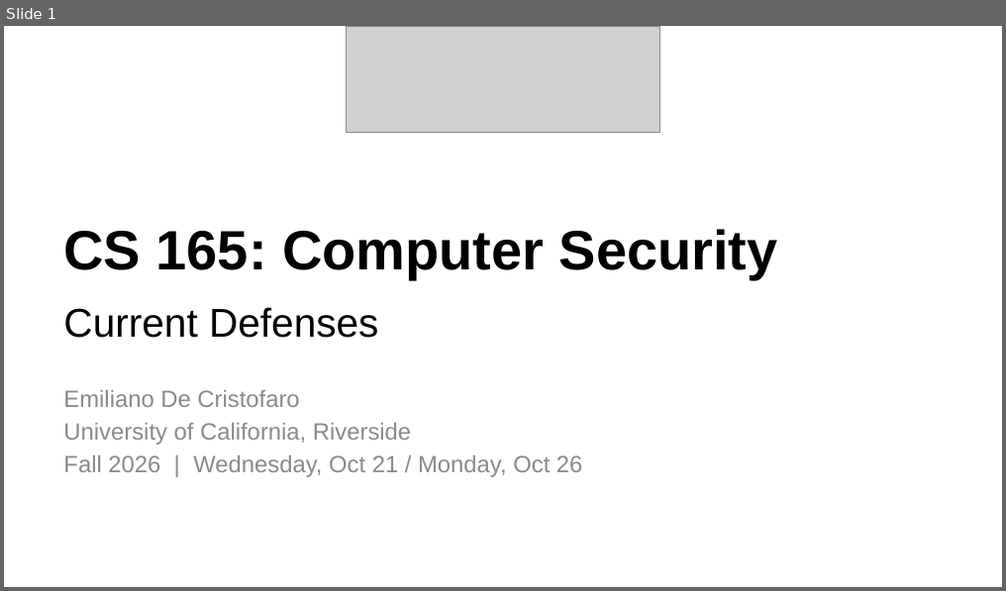
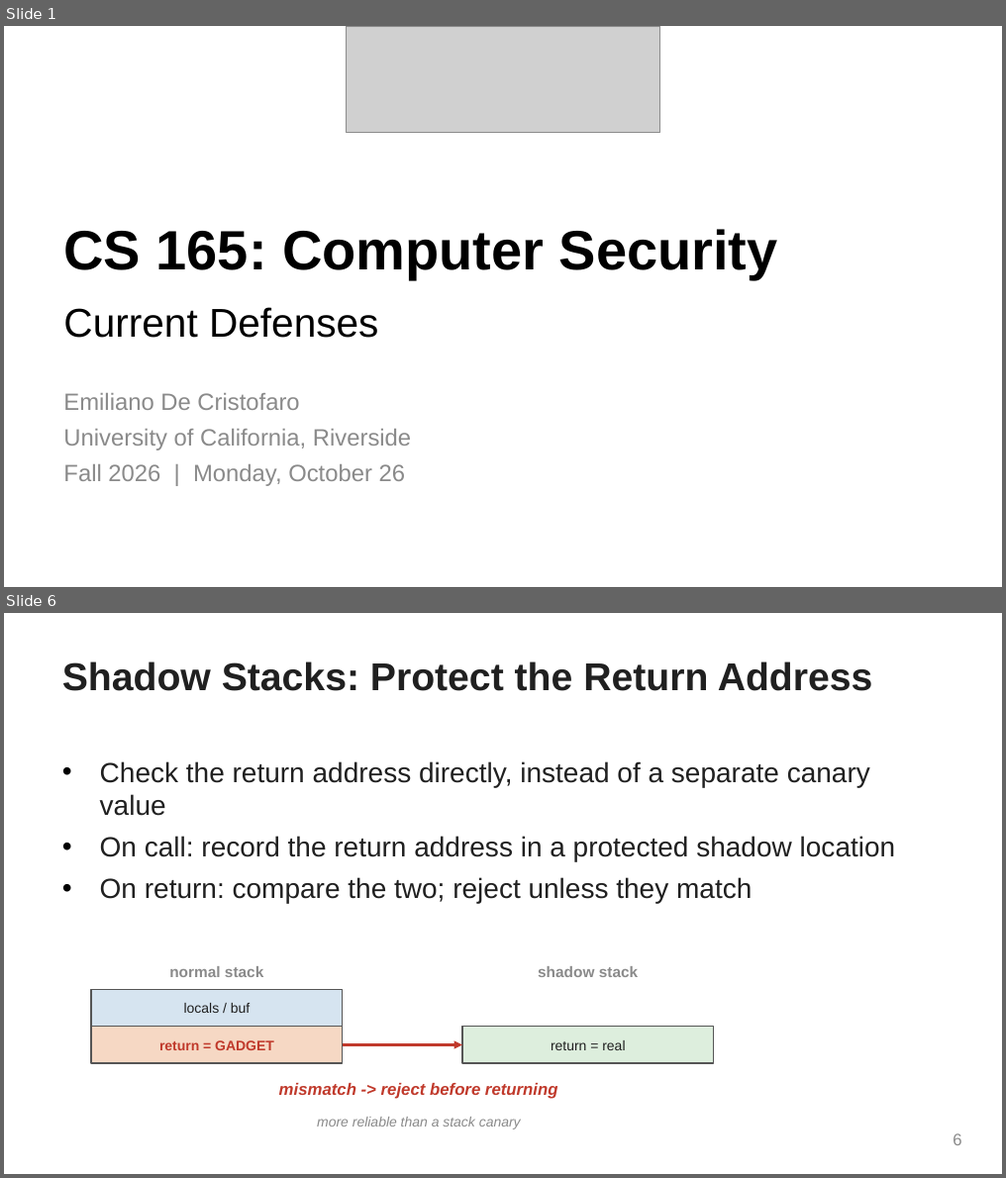
Before and after one commit to Sizvy/CS165_F26_labs, a slide deck: edc_slides/09_current_defenses.pptx. Shown one above the other, each under a label of ours: slide 1 before the commit, slides 1 and 6 after it; the slides between them are not shown. The pictures are 1006x591 and 1006x1178 pixels, drawn with LibreOffice and Linux fonts; fonts in the diff are those of the drawing; grey boxes stand for pictures. Boxes give left, top, right and bottom in pixels: in the first picture for what was removed or moved away, otherwise in the second. Text is boxed around its words. In the diff, an @@ line names an element or a change of style, - is before the commit and + after.

```diff
--- a/edc_slides/09_current_defenses.pptx
+++ b/edc_slides/09_current_defenses.pptx
@@ slide 6 added at (4, 613, 1002, 1174), background #FFFFFF @@
@@ title added at (62, 662, 873, 691), 28 pt, text #202020, bold @@
+Shadow Stacks: Protect the Return Address
@@ text added at (100, 761, 896, 903), 20 pt, text #202020 @@
+• Check the return address directly, instead of a separate canary value
+• On call: record the return address in a protected shadow location
+• On return: compare the two; reject unless they match
@@ text added at (169, 966, 263, 977), 11 pt, text #8A8A8A, bold @@
+normal stack
@@ text added at (538, 966, 638, 977), 11 pt, text #8A8A8A, bold @@
+shadow stack
@@ rectangle added at (91, 989, 343, 1026), fill #D6E4F0, outline #555555 1 pt, 10 pt, text #202020 @@
+locals / buf
@@ rectangle added at (91, 1026, 343, 1063), fill #F6D8C4, outline #555555 1 pt, 10 pt, text #C0392B, bold @@
+return = GADGET
@@ rectangle added at (462, 1026, 714, 1063), fill #DDEEDD, outline #555555 1 pt, 10 pt, text #202020 @@
+return = real
@@ elbow arrow added from (343, 1045) to (462, 1045), #C0392B 2 pt @@
@@ text added at (279, 1083, 558, 1099), 12 pt, text #C0392B, bold, italic @@
+mismatch -> reject before returning
@@ text added at (317, 1117, 521, 1130), 10 pt, text #8A8A8A, italic @@
+more reliable than a stack canary
@@ page number added at (952, 1134, 961, 1146), 12 pt, text #8A8A8A @@
+6
@@ slide 1 changed as well @@
@@ text at (63, 393, 411, 451): line spacing 1.15 to 1.25 @@
@@ text at (63, 465, 405, 486): text changed @@
-Fall 2026 | Wednesday, Oct 21 / Monday, Oct 26
+Fall 2026 | Monday, October 26
```
Also in this commit, not shown: 4 other slides changed, 11 other slides added, 12 slides removed.
